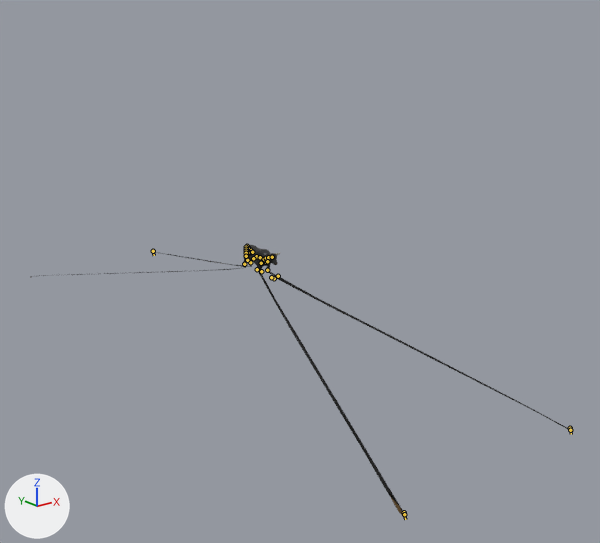
One commit to the glTF model client/public/m/bull.glb: the scene before it, then after it.
One viewpoint serves both versions: a 50 mm camera at (-72.4, -75.1, 5.6) aimed at (5.7, 22.4, -33.4). The axes (+X, +Y, +Z) are drawn at lower left. The lights are the same throughout. The first picture is the older version. The bones that change, and the others that lie on the model, are drawn over the model as lines.

The first picture shows 'Cow'.
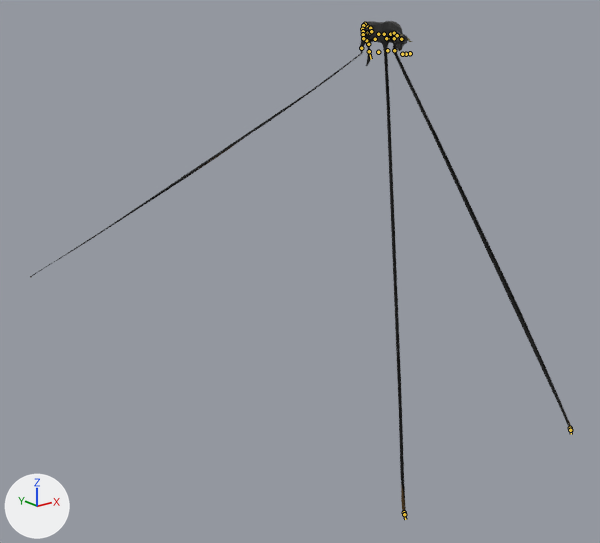
The newer file adds an action. The first version stands in its rest pose; the second is drawn at frame 4 of the action 'Attack_Headbutt'.

Changed parts and their boxes (x1, y1, x2, y2) in the pictures (600 x 543 px):
'Cow', posed (82% taller)
    before: (30, 245, 574, 518)
    after: (30, 21, 574, 518)
bone 'Body', root to tip
    before: (257, 269) to (257, 269)
    after: (378, 52) to (378, 52)
bone 'Neck1', root to tip
    before: (264, 259) to (264, 259)
    after: (390, 34) to (390, 34)
bone 'Neck2', root to tip
    before: (266, 258) to (266, 258)
    after: (394, 33) to (394, 33)
bone 'FrontUpperLeg.L', root to tip
    before: (267, 261) to (267, 261)
    after: (394, 38) to (394, 38)
bone 'FrontUpperLeg.R', root to tip
    before: (261, 263) to (261, 263)
    after: (386, 38) to (386, 38)
bone 'BackShoulder.L', root to tip
    before: (250, 252) to (250, 252)
    after: (369, 32) to (369, 32)
bone 'BackLeg.L', root to tip
    before: (252, 252) to (252, 252)
    after: (371, 31) to (371, 31)
bone 'BackUpperLeg.L', root to tip
    before: (253, 258) to (253, 258)
    after: (375, 39) to (375, 39)
bone 'BackLowerLeg.L', root to tip
    before: (250, 262) to (250, 262)
    after: (368, 44) to (368, 44)
bone 'BackShoulder.R', root to tip
    before: (248, 253) to (248, 253)
    after: (366, 32) to (366, 32)
bone 'IKBackLeg.L', root to tip
    before: (153, 251) to (154, 255)
    after: (369, 51) to (371, 59)

The edits, one by one:
Bone 'Body' (bone_body) moves from (0.0, 0.0, 0.0) to (0.0, 0.338, 0.26).
Bone 'Neck1' (bone_neck1) turns from (0, 0, 0) to (-17, 0, 0) degrees about its own x, y and z.
Bone 'Neck2' (bone_neck2) turns from (0, 0, 0) to (-25, -20, 0) degrees about its own x, y and z.
Bone 'FrontUpperLeg.L' (bone_frontupperleg_l) turns from (0, 0, 0) to (-3, 0, 0) degrees about its own x, y and z.
Bone 'FrontUpperLeg.R' (bone_frontupperleg_r) turns from (0, 0, 0) to (-3, 0, 0) degrees about its own x, y and z.
Bone 'BackShoulder.L' (bone_backshoulder_l) turns from (0, 0, 0) to (1, -8, 15) degrees about its own x, y and z.
Bone 'BackLeg.L' (bone_backleg_l) turns from (0, 0, 0) to (-7, -4, 7) degrees about its own x, y and z.
Bone 'BackUpperLeg.L' (bone_backupperleg_l) turns from (0, 0, 0) to (30, 2, 7) degrees about its own x, y and z.
Bone 'BackLowerLeg.L' (bone_backlowerleg_l) turns from (0, 0, 0) to (22, 1, -4) degrees about its own x, y and z.
Bone 'BackShoulder.R' (bone_backshoulder_r) turns from (0, 0, 0) to (-1, 3, -1) degrees about its own x, y and z.
Bone 'IKBackLeg.L' (bone_ikbackleg_l) moves from (0.0, 0.0, 0.0) to (-0.136, -0.127, -0.947).
